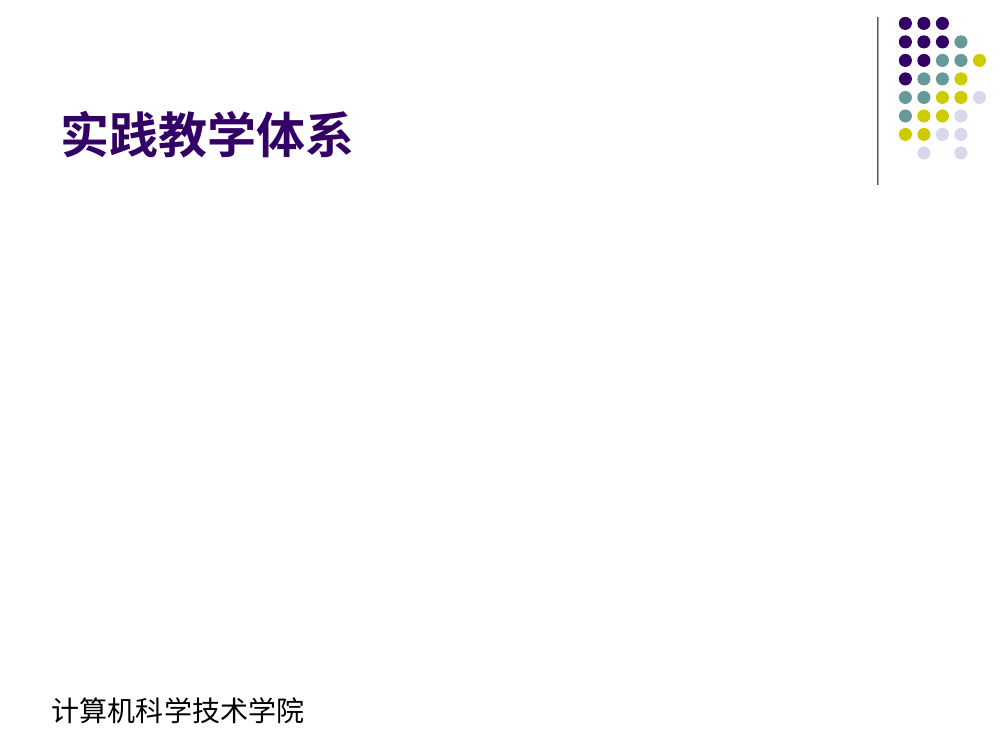
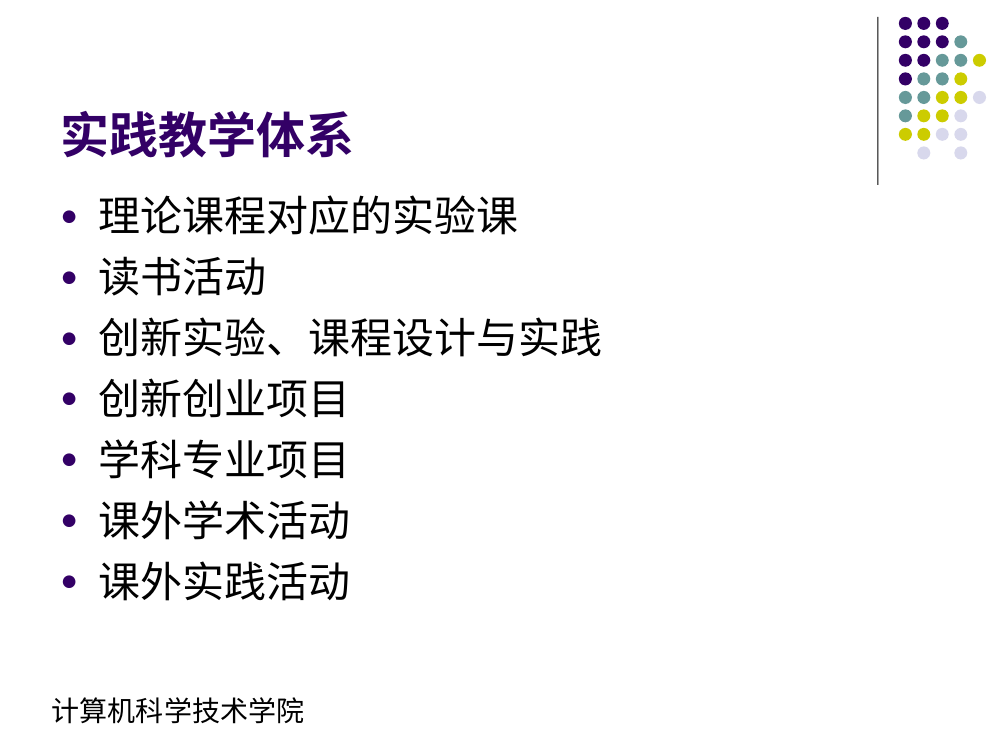
Before and after one commit to ciecclm/2016-, a slide deck: slide 6 of 网络编程培养方案汇报.ppt. Drawn at 1008x756 pixels with LibreOffice and Linux fonts; fonts in the diff are those of the drawing. Boxes give left, top, right and bottom in pixels: in the first picture for what was removed or moved away, otherwise in the second. Text is boxed around its words. In the diff, an @@ line names an element or a change of style, - is before the commit and + after.

```diff
--- a/网络编程培养方案汇报.ppt
+++ b/网络编程培养方案汇报.ppt
@@ text added at (x1=98, y1=195, x2=602, y2=601), 30 pt, text #000000 @@
+● 理论课程对应的实验课
+● 读书活动
+● 创新实验、课程设计与实践
+● 创新创业项目
+● 学科专业项目
+● 课外学术活动
+● 课外实践活动
```
Also in this commit, not shown: 2 other slides changed, 1 other file.
